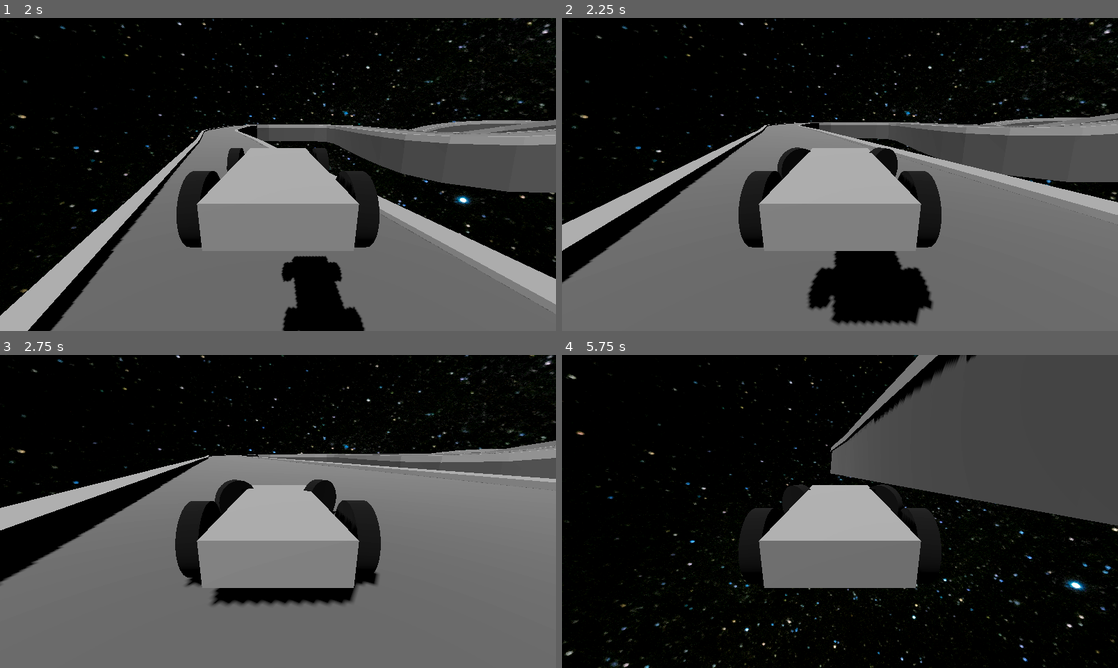
Above: before the commit, frames 1-4 (two rows, left to right).
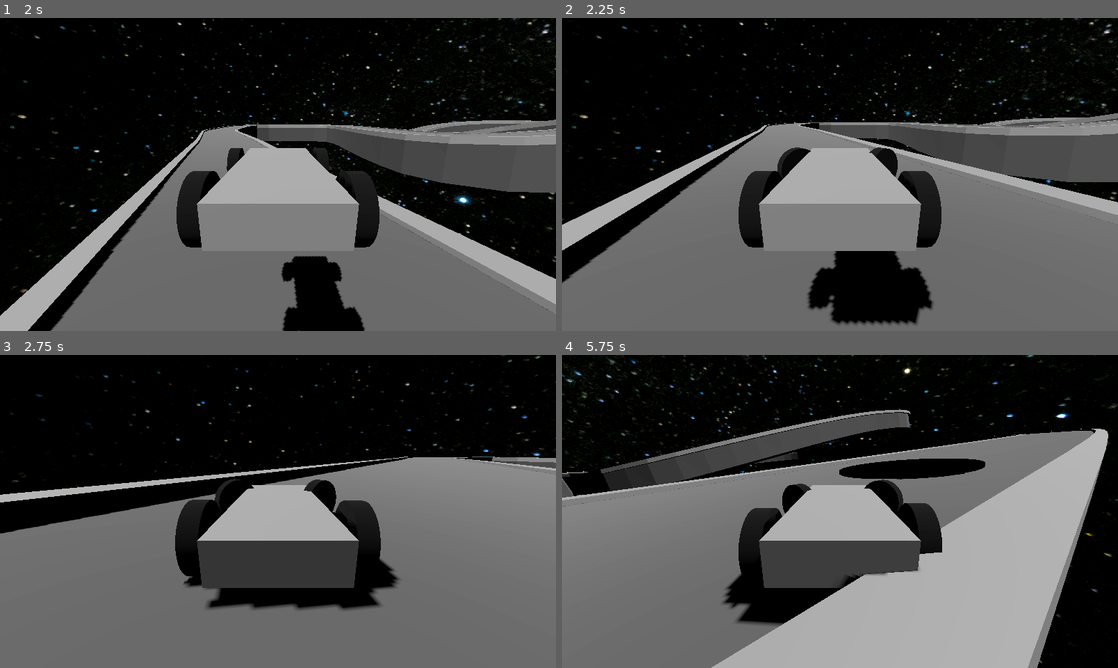
Above: after the commit, the same moments.

Repository: worcestertechnicalhighschool/kart-racer-origin
Game: Godot game, scene res://scenes/menus/title_screen.tscn
The game is run twice, just before and just after one commit, with the same random seed, the same clock (stepped at 60 frames per second) and the same inputs.
Inputs:
- Up to frame 1 (2 s): click "Single Player" at 0.5 s; click "Single Player" at 1.25 s
- Up to frame 2 (2.25 s): hold D (right) from 2.03 s (still down); hold Shift (drift) from 2.03 s (still down)
- Up to frame 3 (2.75 s): keep holding D (right); keep holding Shift (drift)
- Up to frame 4 (5.75 s): release D (right) at 2.78 s; release Shift (drift) at 2.78 s; hold S (backward) 2.78-3.53 s; tap Shift (drift) at 2.85, 4.35 s; hold D (right) 3.53-4.28 s; hold Shift (drift) 3.53-4.28 s; hold W (forward) 4.28-5.03 s; hold A (left) from 5.03 s (still down); hold Shift (drift) from 5.03 s (still down)

Frame 1 is identical in both runs. In frame 2, less than 0.1% of the frame differs, in the area x 0-100%, y 1-96%; in frame 3, 16%; in frame 4, 70%, in the area x 0-100%, y 0-100%.

Commit message:
Fixed oil and messed with drifting

Diff:
--- a/project.godot
+++ b/project.godot
@@ -76,6 +76,4 @@
 
 [rendering]
 
-renderer/rendering_method="gl_compatibility"
-renderer/rendering_method.mobile="gl_compatibility"
 anti_aliasing/quality/msaa_3d=1
--- a/scenes/sky_garden_model.tscn
+++ b/scenes/sky_garden_model.tscn
@@ -12,6 +12,7 @@
 [ext_resource type="Texture2D" uid="uid://ba5jjt3ee2yjr" path="res://assets/tracks/Sky_Garden/sky_dirt1.png" id="10_18j23"]
 [ext_resource type="Texture2D" uid="uid://do42qaf6osoe6" path="res://assets/tracks/Sky_Garden/sky_road1.png" id="11_dnv1q"]
 [ext_resource type="AudioStream" uid="uid://1nwdmko044nj" path="res://assets/sounds/music/sng_garden.mp3" id="12_splgy"]
+[ext_resource type="PackedScene" uid="uid://dkuwcntbn4jl2" path="res://scenes/models/car.tscn" id="13_y8hcn"]
 
 [sub_resource type="ProceduralSkyMaterial" id="ProceduralSkyMaterial_01cyh"]
 sky_horizon_color = Color(0.64625, 0.65575, 0.67075, 1)
@@ -151,3 +152,6 @@
 
 [node name="AudioStreamPlayer" type="AudioStreamPlayer" parent="."]
 stream = ExtResource("12_splgy")
+
+[node name="Car" parent="." instance=ExtResource("13_y8hcn")]
+transform = Transform3D(1, 0, 0, 0, 1, 0, 0, 0, 1, 0, 38.6435, 0)
--- a/scripts/car2.gd
+++ b/scripts/car2.gd
@@ -79,7 +79,7 @@
 		engine_force = Input.get_axis("backward","forward") * ENGINE_POWER
 		steering = move_toward(steering, Input.get_axis("right","left") * MAX_STEER, delta * 10)
 	if drift:
-		engine_force = Input.get_axis("backward","forward") * ENGINE_POWER
+		engine_force = ENGINE_POWER
 		steering = move_toward(steering, axis * MAX_STEER, delta * 10)
 
 func _on_camera_timer_timeout() -> void:
@@ -100,18 +100,21 @@
 		#Keeps the linear velocity at the same from the drifts start to end
 		linear_velocity.z = clamp(linear_velocity.z,old_velocity.z,old_velocity.z-10)
 		#Checks if the direction your pressing is the same as the directions from the start of the drift
-		if axis == Input.get_axis("right","left"):
-			#Tight drift
+		if axis == -Input.get_axis("right","left"):
+			#Wide drift
 			#apply_central_force(Vector3(10*axis,0,10))
-			#apply_central_impulse(Vector3(0,0,o))
+			#apply_central_impulse(Vector3(3*axis,0,0))
 			#Locks the axis to the start position and the given angle
-			global_rotation_degrees.y = clamp(global_rotation_degrees.y,[old_rotation.y+75*axis,old_rotation.y].min(),[old_rotation.y+75*axis,old_rotation.y].max())
+			apply_torque(Vector3(0,-2*axis,0))
+			global_rotation_degrees.y = clamp(global_rotation_degrees.y,[global_rotation_degrees.y,old_rotation.y].min(),[global_rotation_degrees.y,old_rotation.y].max())
 		elif Input.get_axis("right","left") == 0:
 			#Middle drift
-			global_rotation_degrees.y = clamp(global_rotation_degrees.y,[old_rotation.y+75*axis,old_rotation.y+45*axis].min(),[old_rotation.y+75*axis,old_rotation.y+45*axis].max())
-		elif axis == -Input.get_axis("right","left"):
-			#Wide drift
-			apply_torque_impulse(Vector3(0,5*axis,0))
-			global_rotation_degrees.y = clamp(global_rotation_degrees.y,[old_rotation.y+45*axis,old_rotation.y].min(),[old_rotation.y+45*axis,old_rotation.y].max())
+			global_rotation_degrees.y = global_rotation_degrees.y
+		elif axis == Input.get_axis("right","left"):
+			#Tight drift
+			apply_torque(Vector3(0,2*axis,0))
+			pass
+			#apply_torque_impulse(Vector3(0,0*axis,0))
+			#global_rotation_degrees.y = clamp(global_rotation_degrees.y,[old_rotation.y+45*axis,old_rotation.y].min(),[old_rotation.y+45*axis,old_rotation.y].max())
 	rotation_degrees.x = clamp(rotation_degrees.x,-5,5)
 	rotation_degrees.z = clamp(rotation_degrees.z,-5,5)
--- a/scripts/slip.gd
+++ b/scripts/slip.gd
@@ -27,8 +27,7 @@
 
 
 func _on_body_entered(body: Node3D) -> void:
-	print(1)
-	if body is VehicleBody3D:
+	if body is VehicleBody3D and $Timer.is_stopped():
 		car = body
 		car_parts = body.get_children()
 		for node in car_parts:
Not shown: 1 places in scenes/sky_garden_model.tscn that only renumber resources
